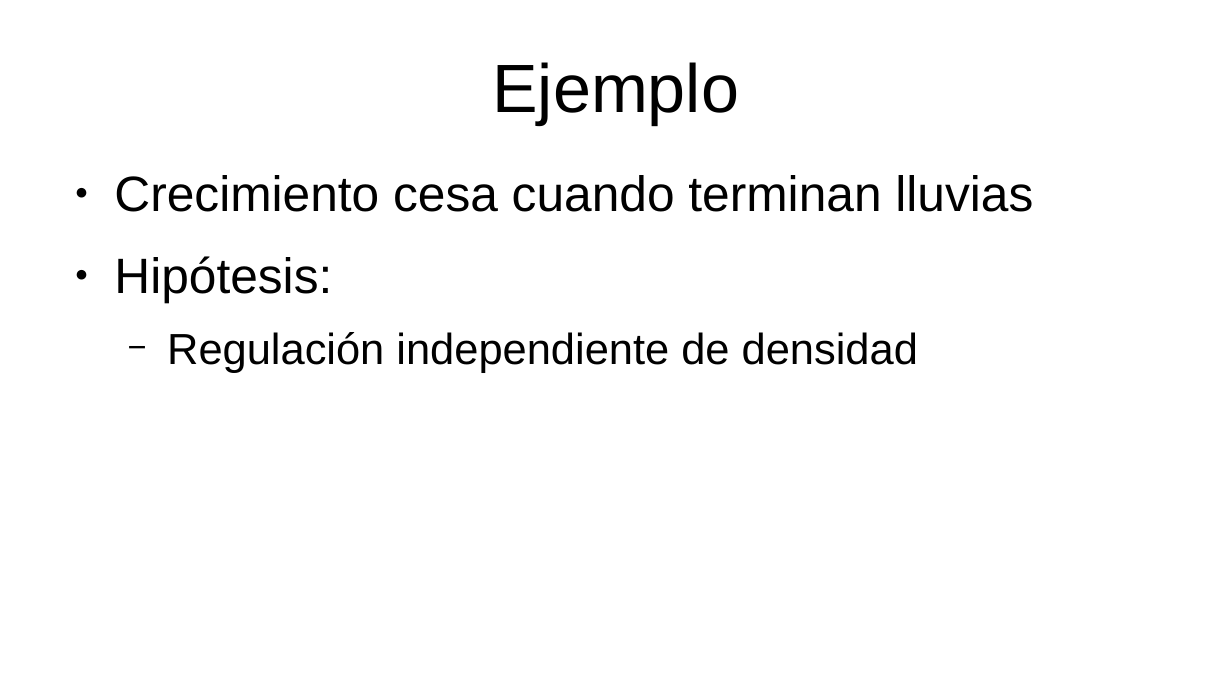
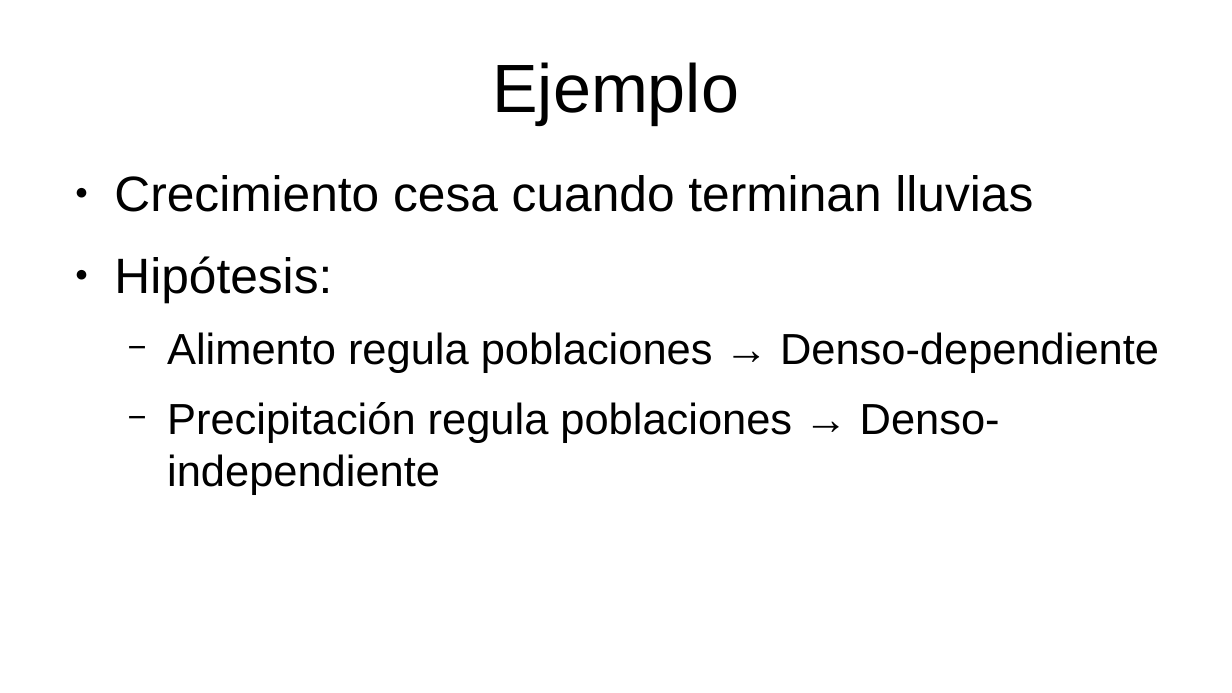
Before and after one commit to gerardommc/Ecologia-poblaciones, a slide deck: slide 6 of Unidad-2/Regulacion-poblaciones.odp (slide 9 before the commit). Drawn at 1232x693 pixels with LibreOffice and Linux fonts; fonts in the diff are those of the drawing. Boxes give left, top, right and bottom in pixels: in the first picture for what was removed or moved away, otherwise in the second. Text is boxed around its words. In the diff, an @@ line names an element or a change of style, - is before the commit and + after.

Commit message:
Extension regulacion

```diff
--- a/Unidad-2/Regulacion-poblaciones.odp
+++ b/Unidad-2/Regulacion-poblaciones.odp
@@ text at [167,332,1159,495]: text changed @@
-  − Regulación independiente de densidad
+  − Alimento regula poblaciones → Denso-dependiente
+  − Precipitación regula poblaciones → Denso-independiente
```
Also in this commit, not shown: 5 other slides changed, 12 slides added, 1 slide removed, 5 other files.
